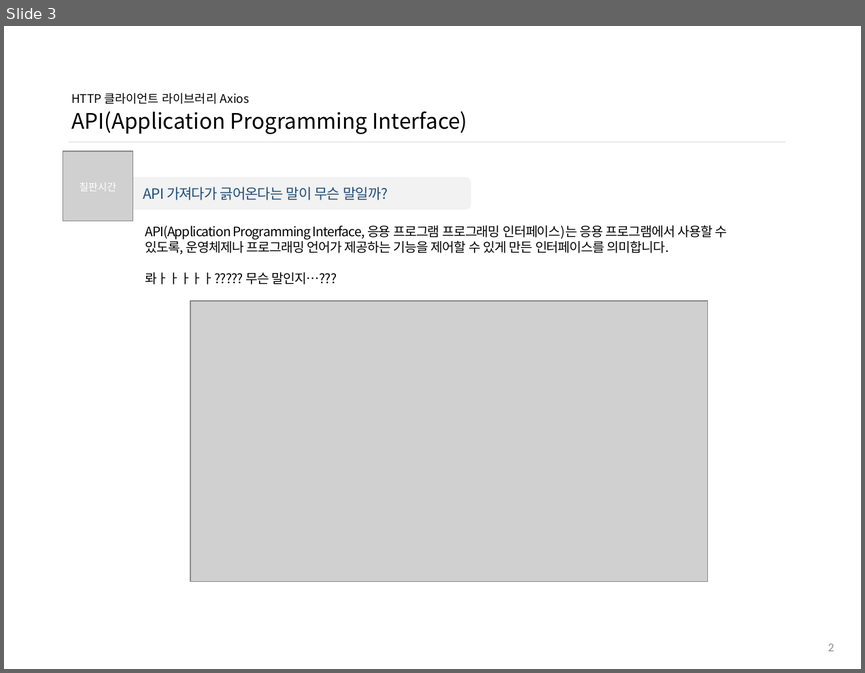
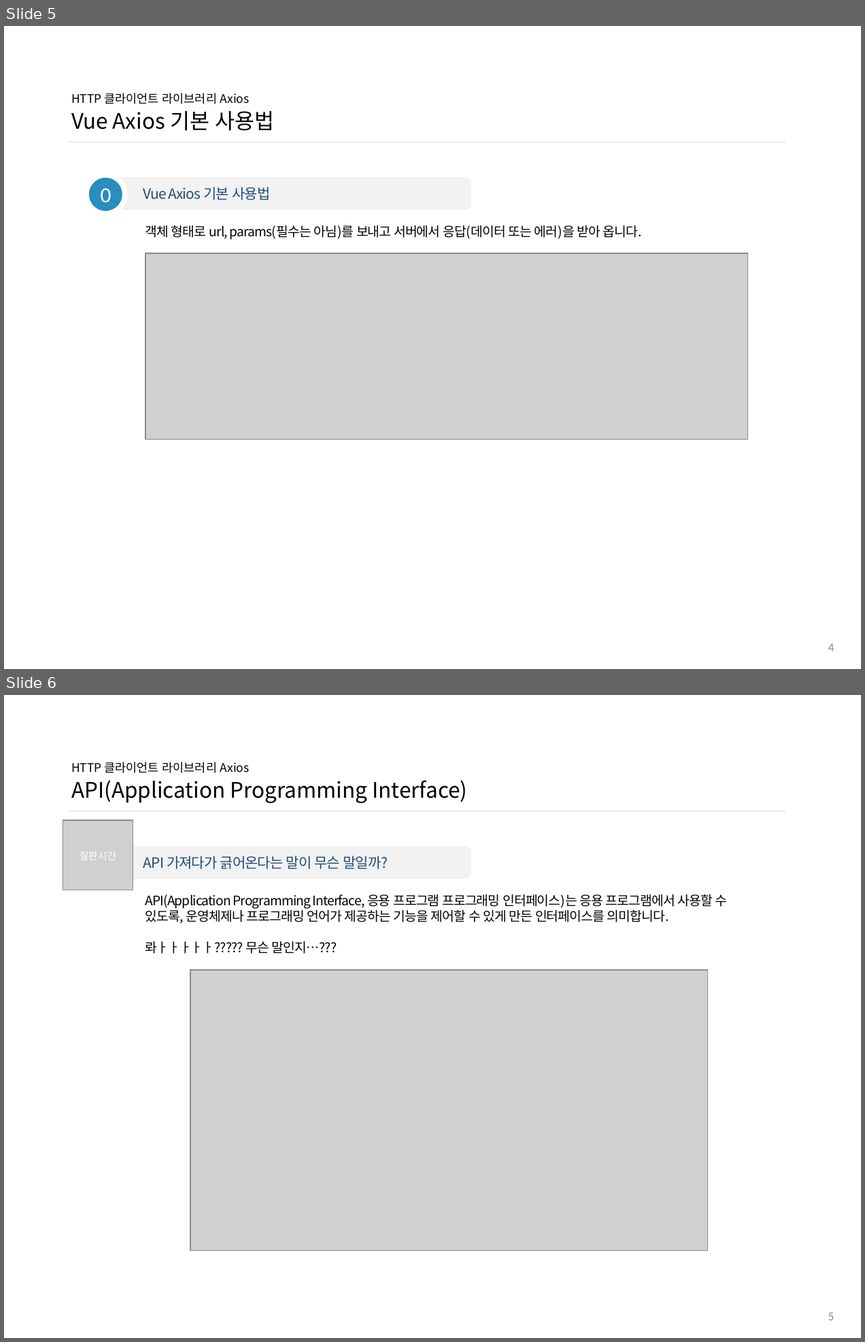
Before and after one commit to ddowon/vueStudy, a slide deck: 01.참고자료/191104_HTTP 클라이언트 라이브러리 Axios.pptx. Shown one above the other, each under a label of ours: slide 3 before the commit, slides 5 and 6 after it. The pictures are 865x673 and 865x1342 pixels, drawn with LibreOffice and Linux fonts; fonts in the diff are those of the drawing; grey boxes stand for pictures; background and template pictures are left out. Boxes give left, top, right and bottom in pixels: in the first picture for what was removed or moved away, otherwise in the second. Text is boxed around its words. In the diff, an @@ line names an element or a change of style, - is before the commit and + after.

Commit message:
11월 4일 11차 Axios 스터디 자료 업데이트

```diff
--- a/01.참고자료/191104_HTTP 클라이언트 라이브러리 Axios.pptx
+++ b/01.참고자료/191104_HTTP 클라이언트 라이브러리 Axios.pptx
@@ slide 5 added at [4, 26, 861, 669], background #FFFFFF @@
@@ title added at [71, 93, 275, 131], 10 pt, text #000000 @@
+HTTP 클라이언트 라이브러리 Axios
+Vue Axios 기본 사용법
@@ line added from (68, 142) to (785, 142), #D9D9D9 0.5 pt @@
@@ ellipse added at [86, 175, 125, 214], fill #298DBF, outline #FFFFFF 4.5 pt, 18 pt, text #FFFFFF @@
+0
@@ rounded rectangle added at [107, 177, 471, 210], fill #F2F2F2, 12 pt, text #1F4E79 @@
+Vue Axios 기본 사용법
@@ text added at [145, 225, 642, 240], 11 pt, text #000000 @@
+객체 형태로 url, params(필수는 아님)를 보내고 서버에서 응답(데이터 또는 에러)을 받아 옵니다.
@@ picture added at [145, 253, 748, 439] @@
@@ page number added at [828, 643, 834, 651], 10 pt, text #8C8C8C @@
+4
@@ what was slide 3 is now slide 6 @@
@@ page number at [828, 1312, 834, 1320]: text changed @@
-2
+5
```
Also in this commit, not shown: 4 slides changed, 14 other slides added.
